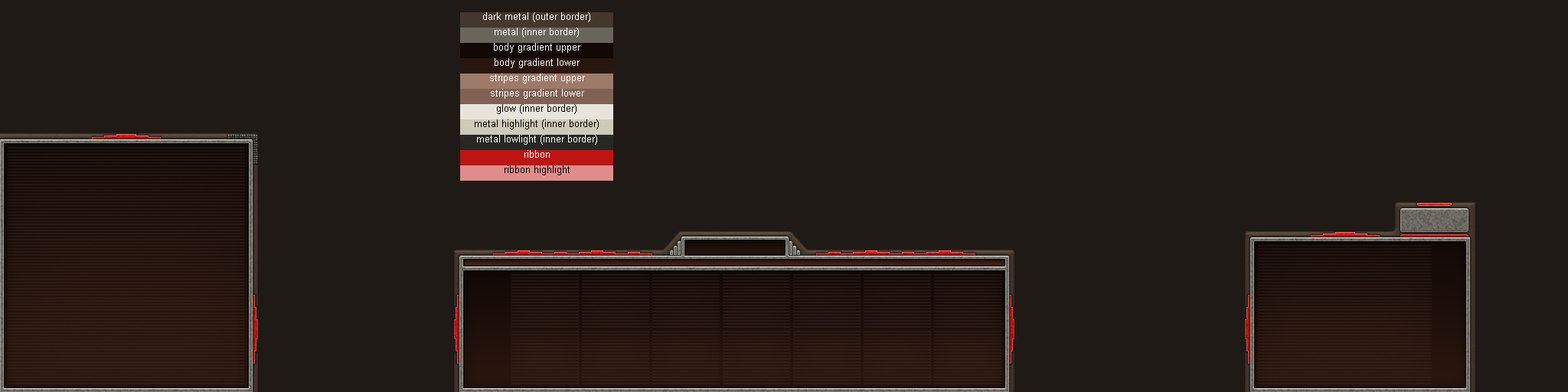
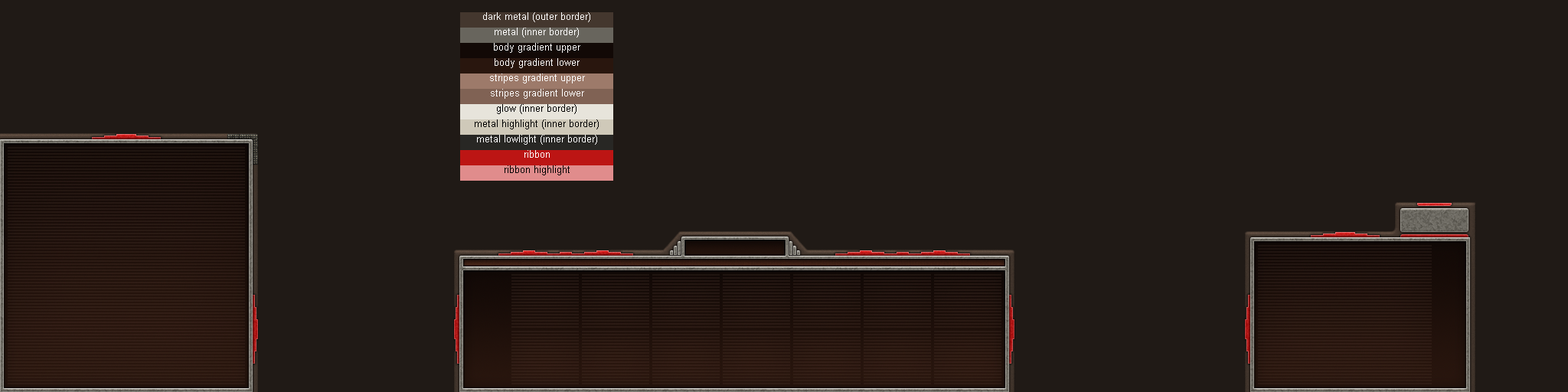
The second 1568 x 392 image is a revision of the first. Changes to its layers:
painted on "power body" over [465, 260, 1004, 265]
painted on "ribbon 1" (2nd of 3, in "production" › "outer") over [493, 250, 976, 256]
